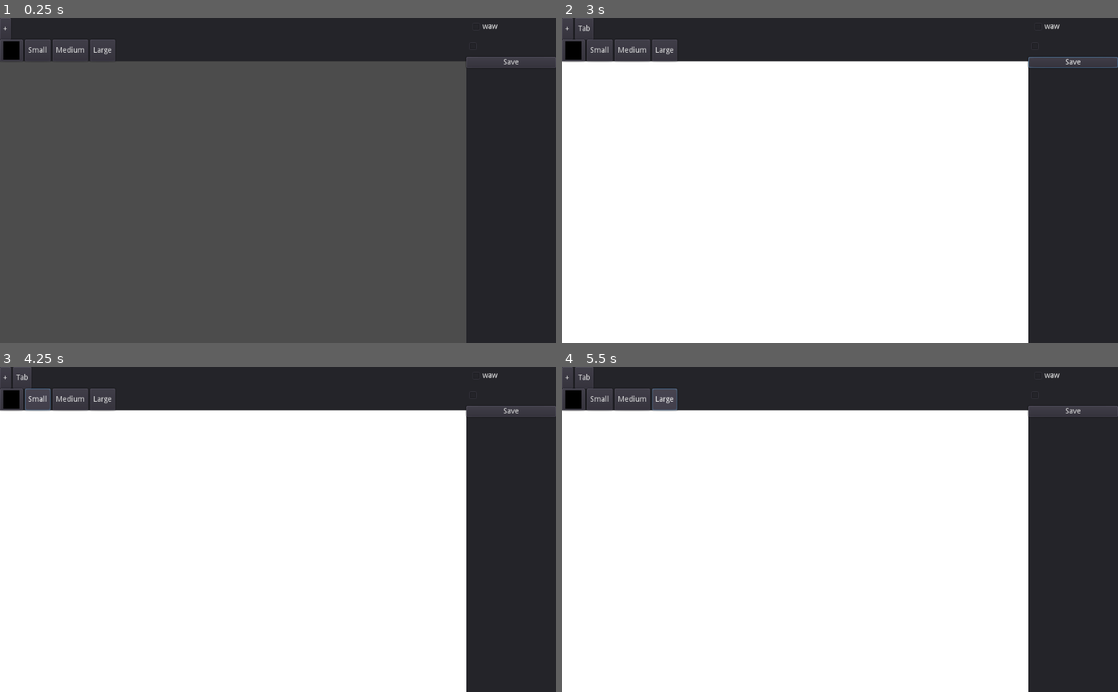
Above: before the commit, frames 1-4 (two rows, left to right).
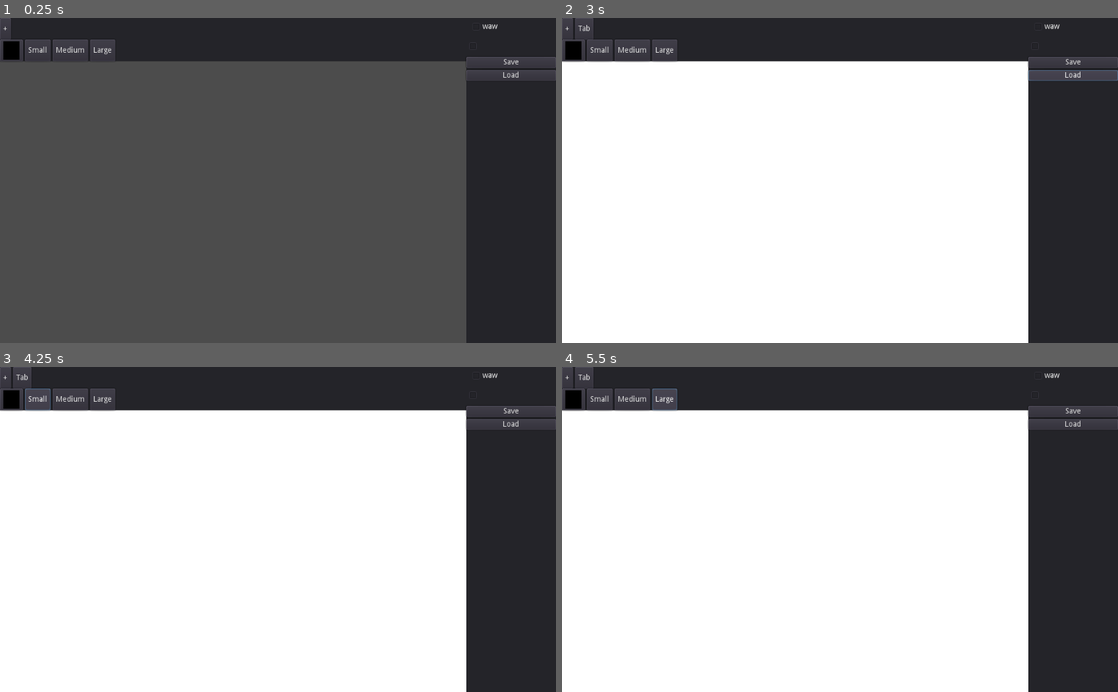
Above: after the commit, the same moments.

Repository: waleed177/bad-notes-application
Game: Godot game, scene res://scenes/main/main.tscn
Two runs of this game, one before a commit and one after it. Both use one fixed random seed, a clock stepped at 60 frames per second and the inputs below.
Inputs (mouse positions are in pixels of both pictures, inside the frame that each line leads up to):
- Up to frame 1 (0.25 s): no input
- Up to frame 2 (3 s): click "+" at 0.5 s; click "Tab" at 1.25 s; click "Save" at 2 s; click (1073, 76) at 2.75 s, where only the run after the commit has a clickable "Load"
- Up to frame 3 (4.25 s): click "Small" at 3.5 s
- Up to frame 4 (5.5 s): click "Medium" at 4.25 s; click "Large" at 5 s

The runs differ from the first frame. In frame 1, 0.3% of the frame differs, in the area x 83-100%, y 16-20%; in frame 2, 0.6%, in the area x 83-100%, y 11-20%; in frame 3, 0.3%; in frame 4, 0.3%.
Error after the commit: Attempt to call function 'load_model' in base 'null instance' on a null instance. (res://scripts/note_format/note_saver.gd:22)

Commit message:
added saving for images

Diff:
--- a/prefabs/drawing_area/drawing_area.gd
+++ b/prefabs/drawing_area/drawing_area.gd
@@ -3,6 +3,29 @@
 var _move_around_canvas = false
 var _move_around_canvas_offset: Vector2
 
+var _drawing_area: DrawingAreaModel
+
+var _temp_sprite: Sprite
+
+func _ready():
+	if _temp_sprite != null:
+		for i in 10:
+			yield(get_tree(), "idle_frame")
+		_temp_sprite.queue_free()
+		_temp_sprite = null
+		_drawing_area.texture = $Canvas/Viewport.get_texture()
+
+func setup(drawing_area):
+	_drawing_area = drawing_area
+	#TOOD
+	if drawing_area.texture != null:
+		_temp_sprite = Sprite.new()
+		_temp_sprite.texture = drawing_area.texture
+		$Canvas/Viewport.add_child(_temp_sprite)
+		_temp_sprite.position = $Canvas.position
+	else:
+		_drawing_area.texture = $Canvas/Viewport.get_texture()
+	_drawing_area.drawing_area_node = self
 
 func _input(event):
 	if event is InputEventMouseButton:
--- a/prefabs/drawing_area/drawing_area_model.gd
+++ b/prefabs/drawing_area/drawing_area_model.gd
@@ -2,5 +2,25 @@
 
 class_name DrawingAreaModel
 
+
+export(int) var texture_id: int
+
+var texture: Texture
+
 #will not be saved
 var drawing_area_node: Node2D
+
+func save(path):
+	var path2 = path + "/note_images/" + str(texture_id) + ".png"
+	var image = texture.get_data()
+	image.save_png(path2)
+
+func load_model(path):
+	var path2 = path + "/note_images/" + str(texture_id) + ".png"
+
+	var img = Image.new()
+	var texture = ImageTexture.new()
+	img.load(path2)
+	texture.create_from_image(img)
+
+	self.texture = texture
--- a/prefabs/items/tab_item/tab_item_model.gd
+++ b/prefabs/items/tab_item/tab_item_model.gd
@@ -17,3 +17,9 @@
 
 func _get_drawing_area() -> DrawingAreaModel:
 	return _drawing_area
+
+func save(path):
+	self.drawing_area.save(path)
+
+func load_model(path):
+	self.drawing_area.load_model(path)
--- a/scenes/main/Tabs.gd
+++ b/scenes/main/Tabs.gd
@@ -3,16 +3,27 @@
 const DrawingArea = preload("res://prefabs/drawing_area/drawing_area.tscn")
 const TabItem = preload("res://prefabs/items/tab_item/tab_item.tscn")
 
+func _ready():
+	TabManager.connect("loaded_tab", self, "_on_loaded_tab")
+
 func _on_AddTabButton_pressed():
-	var button = TabItem.instance()
-
 	var tab_model := TabItemModel.new()
 	tab_model.text = "Tab"
-	tab_model.drawing_area = DrawingAreaModel.new()
-	tab_model.drawing_area.drawing_area_node = DrawingArea.instance()
+
+	var drawing_area_model = DrawingAreaModel.new()
+	DrawingArea.instance().setup(drawing_area_model)
+	tab_model.drawing_area = drawing_area_model
 	TabManager.add_tab(tab_model)
-	get_tree().current_scene.use_drawing_area(tab_model.drawing_area.drawing_area_node)
+	#get_tree().current_scene.use_drawing_area(tab_model.drawing_area.drawing_area_node)
 
+	_create_tab_button(tab_model)
+
+func _on_loaded_tab(tab: TabItemModel):
+	DrawingArea.instance().setup(tab.drawing_area)
+	_create_tab_button(tab)
+
+func _create_tab_button(tab_model: TabItemModel):
+	var button = TabItem.instance()
 	$HBoxContainer.add_child(button)
 	button.setup(tab_model)
 
--- a/scenes/main/main.gd
+++ b/scenes/main/main.gd
@@ -12,4 +12,8 @@
 
 
 func _on_Save_pressed():
-	NoteSaver.save()
+	NoteSaver.save_note()
+
+
+func _on_Load_pressed():
+	NoteSaver.load_note()
--- a/scenes/main/main.tscn
+++ b/scenes/main/main.tscn
@@ -100,9 +100,16 @@
 margin_bottom = 92.0
 text = "Save"
 
+[node name="Load" type="Button" parent="CanvasLayer/Panel/VBoxContainer"]
+margin_top = 96.0
+margin_right = 165.0
+margin_bottom = 116.0
+text = "Load"
+
 [connection signal="pressed" from="CanvasLayer/Tabs/HBoxContainer/AddTabButton" to="CanvasLayer/Tabs" method="_on_AddTabButton_pressed"]
 [connection signal="color_changed" from="CanvasLayer/Tools/HBoxContainer/ColorPickerButton" to="CanvasLayer/Tools" method="_on_ColorPickerButton_color_changed"]
 [connection signal="pressed" from="CanvasLayer/Tools/HBoxContainer/SmallSize" to="CanvasLayer/Tools" method="_on_SmallSize_pressed"]
 [connection signal="pressed" from="CanvasLayer/Tools/HBoxContainer/MediumSize" to="CanvasLayer/Tools" method="_on_MediumSize_pressed"]
 [connection signal="pressed" from="CanvasLayer/Tools/HBoxContainer/LargeSize" to="CanvasLayer/Tools" method="_on_LargeSize_pressed"]
 [connection signal="pressed" from="CanvasLayer/Panel/VBoxContainer/Save" to="." method="_on_Save_pressed"]
+[connection signal="pressed" from="CanvasLayer/Panel/VBoxContainer/Load" to="." method="_on_Load_pressed"]
--- a/scripts/note_format/note_model.gd
+++ b/scripts/note_format/note_model.gd
@@ -7,3 +7,10 @@
 var tabs: TabsModel setget _set_tabs, _get_tabs
 func _set_tabs(value: TabsModel): _tabs = value
 func _get_tabs(): return _tabs
+
+func save(path):
+	ResourceSaver.save( path + "index.tres", self)
+	self.tabs.save(path)
+
+func load_model(path):
+	self.tabs.load_model(path)
--- a/scripts/note_format/note_saver.gd
+++ b/scripts/note_format/note_saver.gd
@@ -1,4 +1,6 @@
 extends Node
+
+signal note_loaded(note_model)
 
 var _note_model: NoteModel
 
@@ -8,5 +10,14 @@
 func register_tabs_model(tabs_model: TabsModel):
 	_note_model.tabs = tabs_model
 
-func save():
-	ResourceSaver.save("/home/waldo/Documents/GodotProjects/notes_application/test.tres", _note_model)
+func save_note(path = "/home/waldo/Documents/GodotProjects/notes_application/test_note/"):
+	var dir = Directory.new()
+	dir.open(path)
+	if not dir.dir_exists("note_images"):
+		dir.make_dir("note_images")
+	_note_model.save(path)
+
+func load_note(path = "/home/waldo/Documents/GodotProjects/notes_application/test_note/"):
+	_note_model = ResourceLoader.load(path + "index.tres")
+	_note_model.load_model(path)
+	emit_signal("note_loaded", _note_model)
--- a/scripts/tabs_manager/tab_manager.gd
+++ b/scripts/tabs_manager/tab_manager.gd
@@ -1,4 +1,6 @@
 extends Node
+
+signal loaded_tab(tab)
 
 var _tabs_model: TabsModel
 
@@ -6,5 +8,14 @@
 	_tabs_model = TabsModel.new()
 	NoteSaver.register_tabs_model(_tabs_model)
 
+	NoteSaver.connect("note_loaded", self, "_on_note_loaded")
+
 func add_tab(tab: TabItemModel):
+	_tabs_model.free_drawing_area_id += 1
+	tab.drawing_area.texture_id = _tabs_model.free_drawing_area_id
 	_tabs_model.tabs.append(tab)
+
+func _on_note_loaded(note_model: NoteModel):
+	_tabs_model = note_model.tabs
+	for tab in _tabs_model.tabs:
+		emit_signal("loaded_tab", tab)
--- a/scripts/tabs_manager/tabs_model.gd
+++ b/scripts/tabs_manager/tabs_model.gd
@@ -2,4 +2,13 @@
 
 class_name TabsModel
 
+export(int) var free_drawing_area_id = 0
 export(Array) var tabs: Array#<TabItemModel>
+
+func save(path):
+	for tab in tabs:
+		tab.save(path)
+
+func load_model(path):
+	for tab in tabs:
+		tab.load_model(path)
--- a/test.tres
+++ b/test.tres
@@ -1,55 +1,47 @@
-[gd_resource type="Resource" load_steps=16 format=2]
+[gd_resource type="Resource" load_steps=15 format=2]
 
 [ext_resource path="res://scripts/note_format/note_model.gd" type="Script" id=1]
 [ext_resource path="res://scripts/tabs_manager/tabs_model.gd" type="Script" id=2]
-[ext_resource path="res://prefabs/drawing_area/drawing_area_model.gd" type="Script" id=3]
-[ext_resource path="res://prefabs/items/tab_item/tab_item_model.gd" type="Script" id=4]
+[ext_resource path="res://prefabs/items/tab_item/tab_item_model.gd" type="Script" id=3]
+[ext_resource path="res://prefabs/drawing_area/drawing_area_model.gd" type="Script" id=4]
 
-[sub_resource type="Resource" id=1]
-script = ExtResource( 3 )
+[sub_resource type="ViewportTexture" id=1]
 
 [sub_resource type="Resource" id=2]
 script = ExtResource( 4 )
-text = "Tabaaa"
-_drawing_area = SubResource( 1 )
+texture = SubResource( 1 )
 
 [sub_resource type="Resource" id=3]
 script = ExtResource( 3 )
+text = "Tab"
+_drawing_area = SubResource( 2 )
 
-[sub_resource type="Resource" id=4]
-script = ExtResource( 4 )
-text = "Tab"
-_drawing_area = SubResource( 3 )
+[sub_resource type="ViewportTexture" id=4]
 
 [sub_resource type="Resource" id=5]
-script = ExtResource( 3 )
+script = ExtResource( 4 )
+texture = SubResource( 4 )
 
 [sub_resource type="Resource" id=6]
-script = ExtResource( 4 )
+script = ExtResource( 3 )
 text = "Tab"
 _drawing_area = SubResource( 5 )
 
-[sub_resource type="Resource" id=7]
-script = ExtResource( 3 )
+[sub_resource type="ViewportTexture" id=7]
 
 [sub_resource type="Resource" id=8]
 script = ExtResource( 4 )
-text = "Tab"
-_drawing_area = SubResource( 7 )
+texture = SubResource( 7 )
 
 [sub_resource type="Resource" id=9]
 script = ExtResource( 3 )
+text = "Tab"
+_drawing_area = SubResource( 8 )
 
 [sub_resource type="Resource" id=10]
-script = ExtResource( 4 )
-text = "Tab"
-_drawing_area = SubResource( 9 )
-
-[sub_resource type="Resource" id=11]
 script = ExtResource( 2 )
-free_tab_id = 0
-tabs = [ SubResource( 2 ), SubResource( 4 ), SubResource( 6 ), SubResource( 8 ), SubResource( 10 ) ]
+tabs = [ SubResource( 3 ), SubResource( 6 ), SubResource( 9 ) ]
 
 [resource]
 script = ExtResource( 1 )
-_tabs = SubResource( 11 )
+_tabs = SubResource( 10 )
